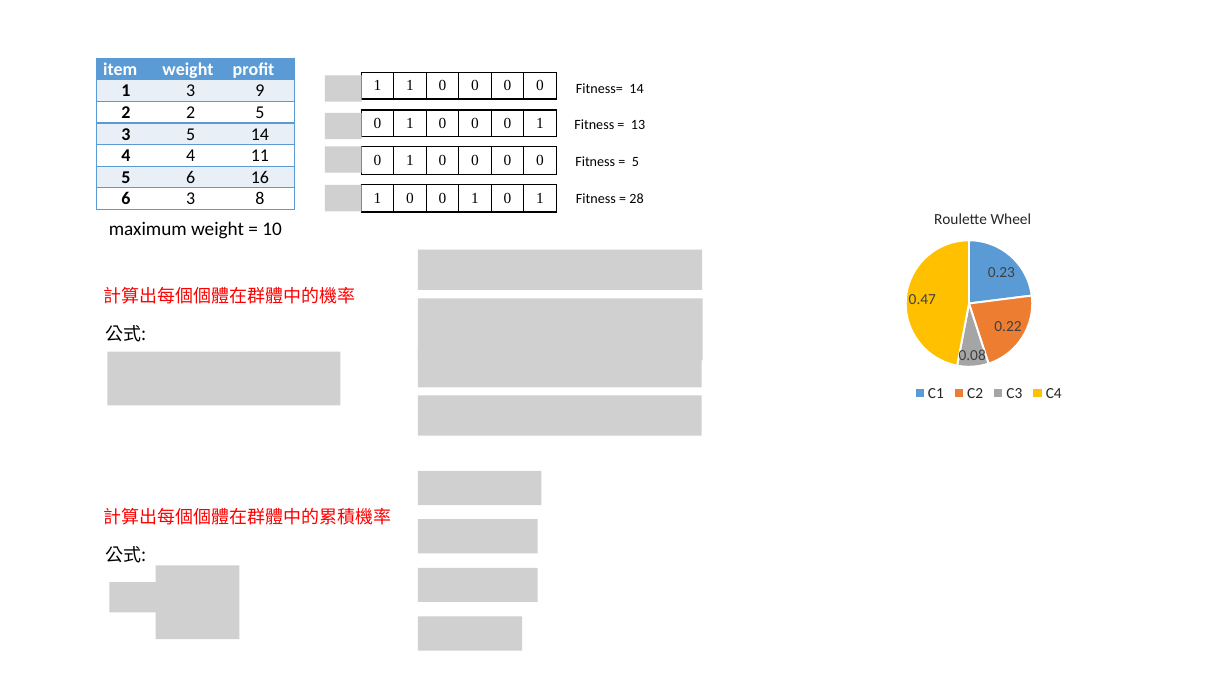
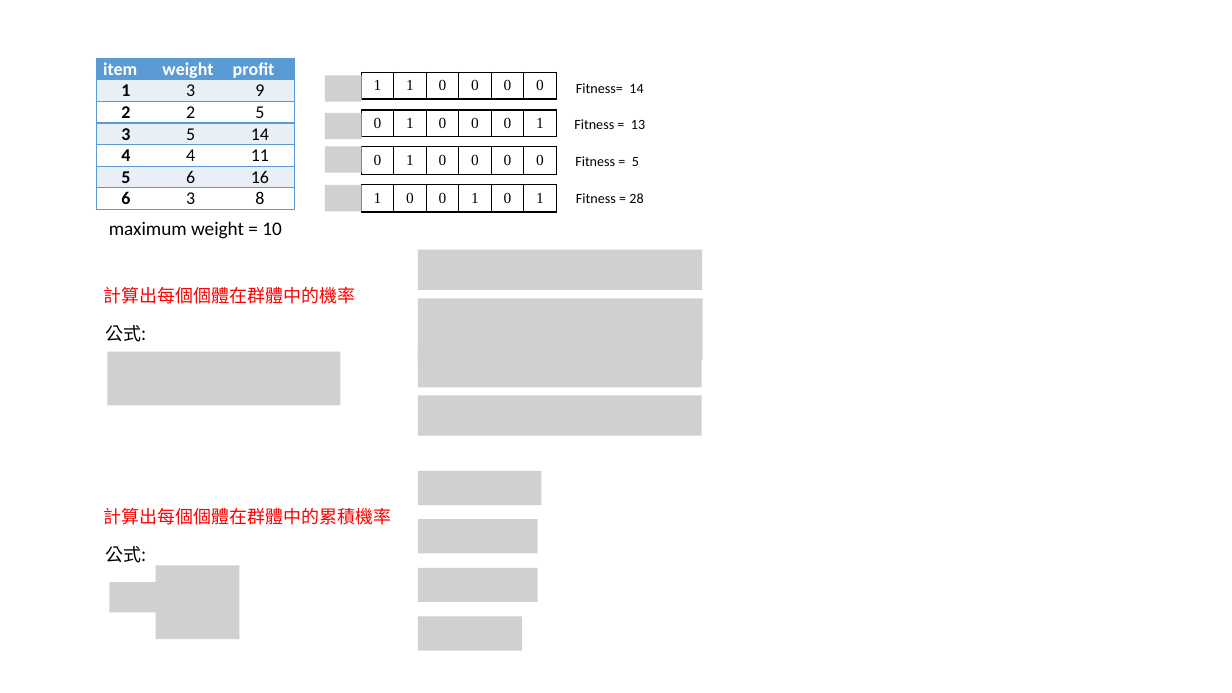
Before and after one commit to andy6804tw/Alogrithm, a slide deck: slide 8 of Genetic/assignment/Presentation.pptx. Drawn at 1232x693 pixels with LibreOffice and Linux fonts; fonts in the diff are those of the drawing; grey boxes stand for pictures. Boxes give left, top, right and bottom in pixels: in the first picture for what was removed or moved away, otherwise in the second. Text is boxed around its words. In the diff, an @@ line names an element or a change of style, - is before the commit and + after.

```diff
--- a/Genetic/assignment/Presentation.pptx
+++ b/Genetic/assignment/Presentation.pptx
@@ pie chart removed at bbox=[762, 177, 1202, 435] @@
-title "Roulette Wheel "
-categories: C1, C2, C3, C4
-Series 1: 0.23, 0.22, 0.08, 0.47
```
Also in this commit, not shown: 1 slide added, 2 other files.
